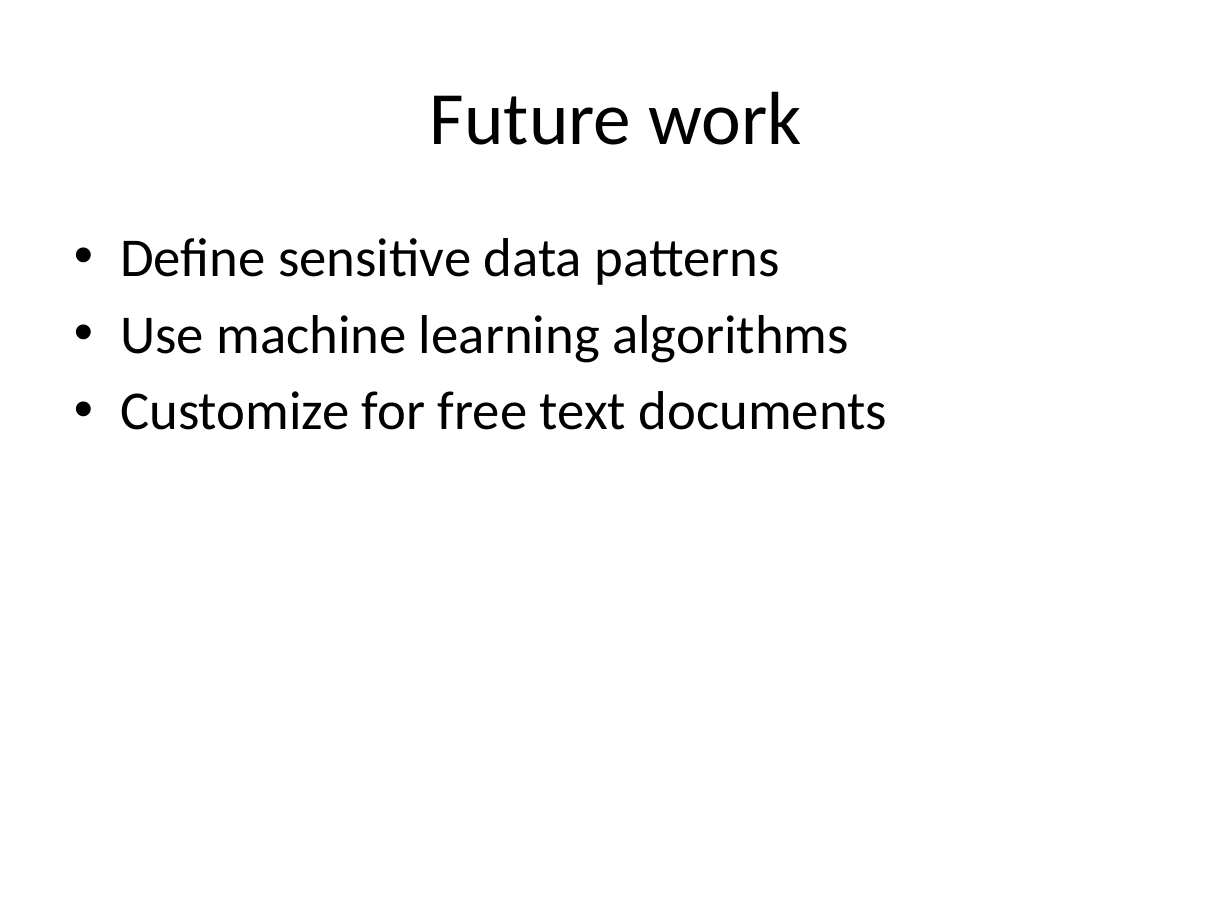
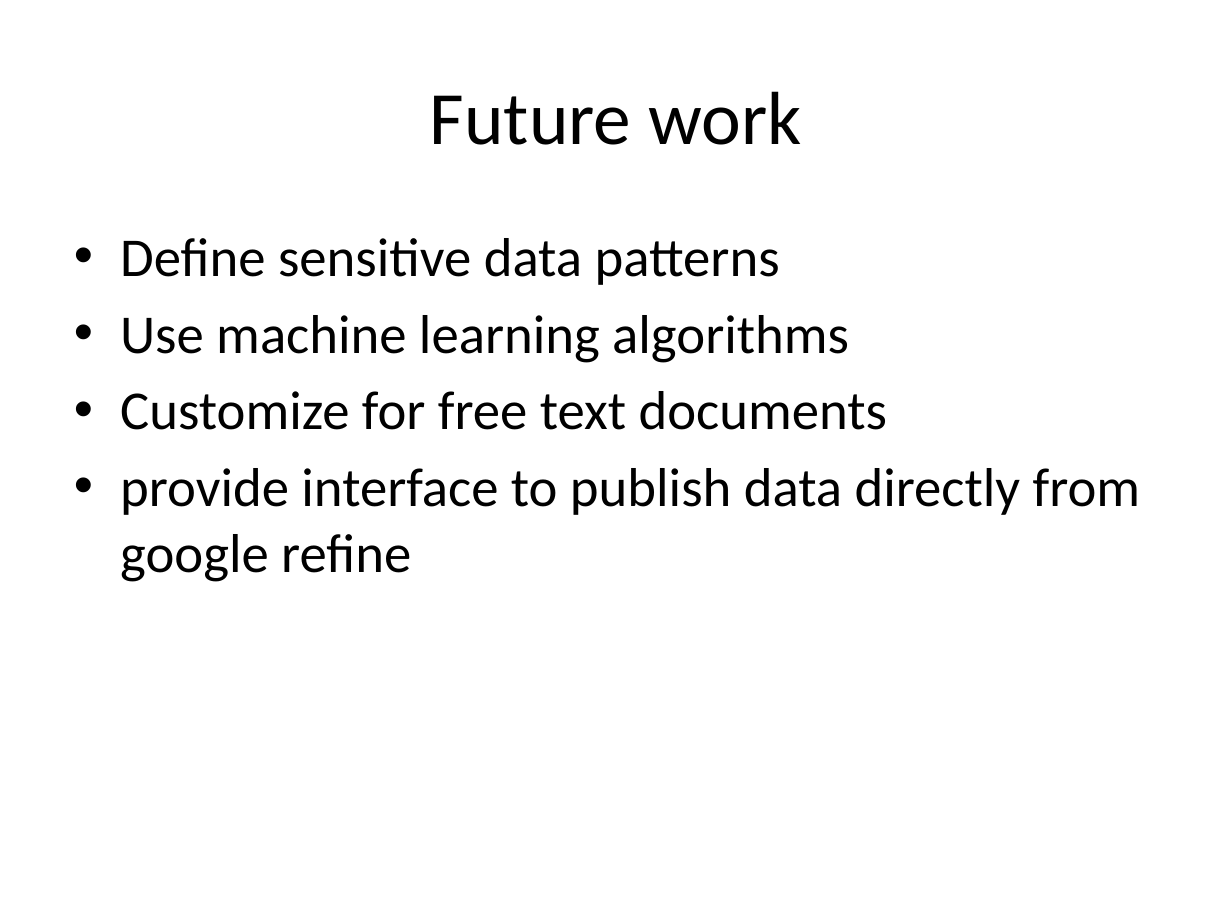
Before and after one commit to seyyaw/rhok-hack-sensitive-data, a slide deck: slide 8 of grefine-rhok-extension/doc/presentation.pptx (slide 9 before the commit). Drawn at 1232x924 pixels with LibreOffice and Linux fonts; fonts in the diff are those of the drawing. Boxes give left, top, right and bottom in pixels: in the first picture for what was removed or moved away, otherwise in the second. Text is boxed around its words. In the diff, an @@ line names an element or a change of style, - is before the commit and + after.

```diff
--- a/grefine-rhok-extension/doc/presentation.pptx
+++ b/grefine-rhok-extension/doc/presentation.pptx
@@ text at [120,468,1140,582]: paragraph added @@
+• provide interface to publish data directly from google refine
```
Also in this commit, not shown: 4 other slides changed, 1 slide added, 2 slides removed.
